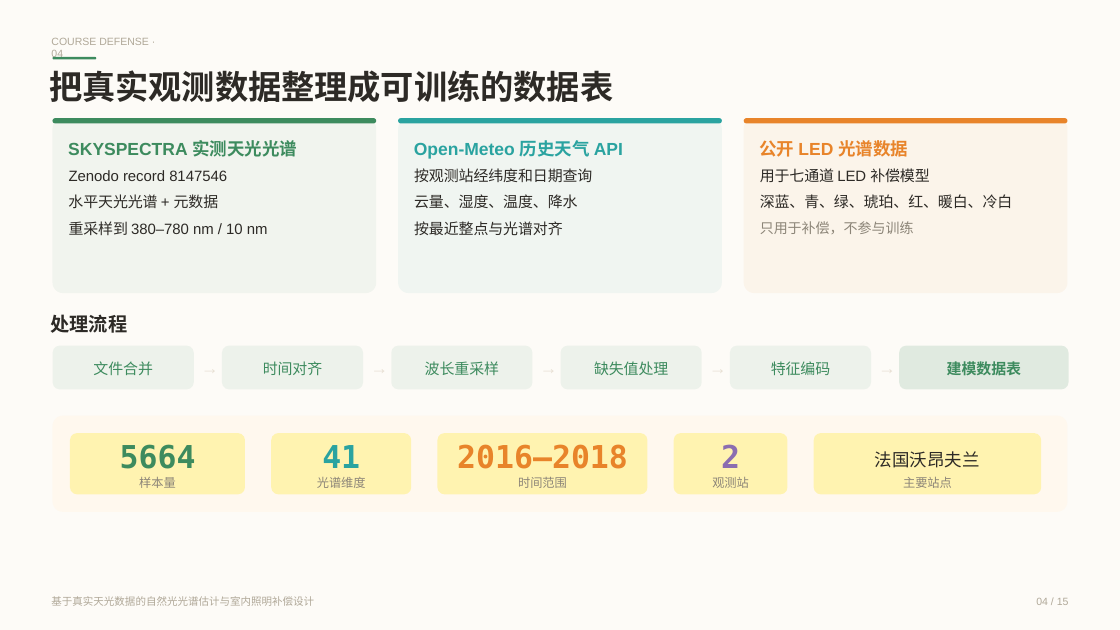
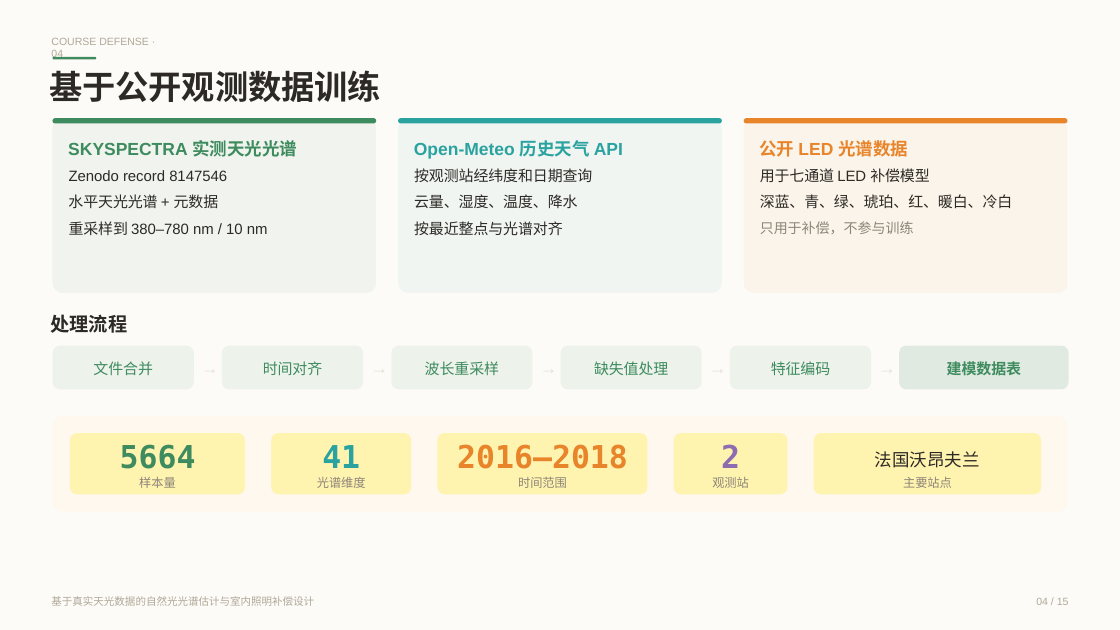
Before and after one commit to kmgcc/Pythian, a slide deck: slide 4 of python 课设_答辩 PPT/python_course_defense_20260615_171117.pptx. Drawn at 1120x630 pixels with LibreOffice and Linux fonts; fonts in the diff are those of the drawing. Boxes give left, top, right and bottom in pixels: in the first picture for what was removed or moved away, otherwise in the second. Text is boxed around its words. In the diff, an @@ line names an element or a change of style, - is before the commit and + after.

```diff
--- a/python 课设_答辩 PPT/python_course_defense_20260615_171117.pptx
+++ b/python 课设_答辩 PPT/python_course_defense_20260615_171117.pptx
@@ text at (x1=49, y1=70, x2=381, y2=102): text changed @@
-把真实观测数据整理成可训练的数据表
+基于公开观测数据训练
```
Also in this commit, not shown: 8 other slides changed, 4 other files.
